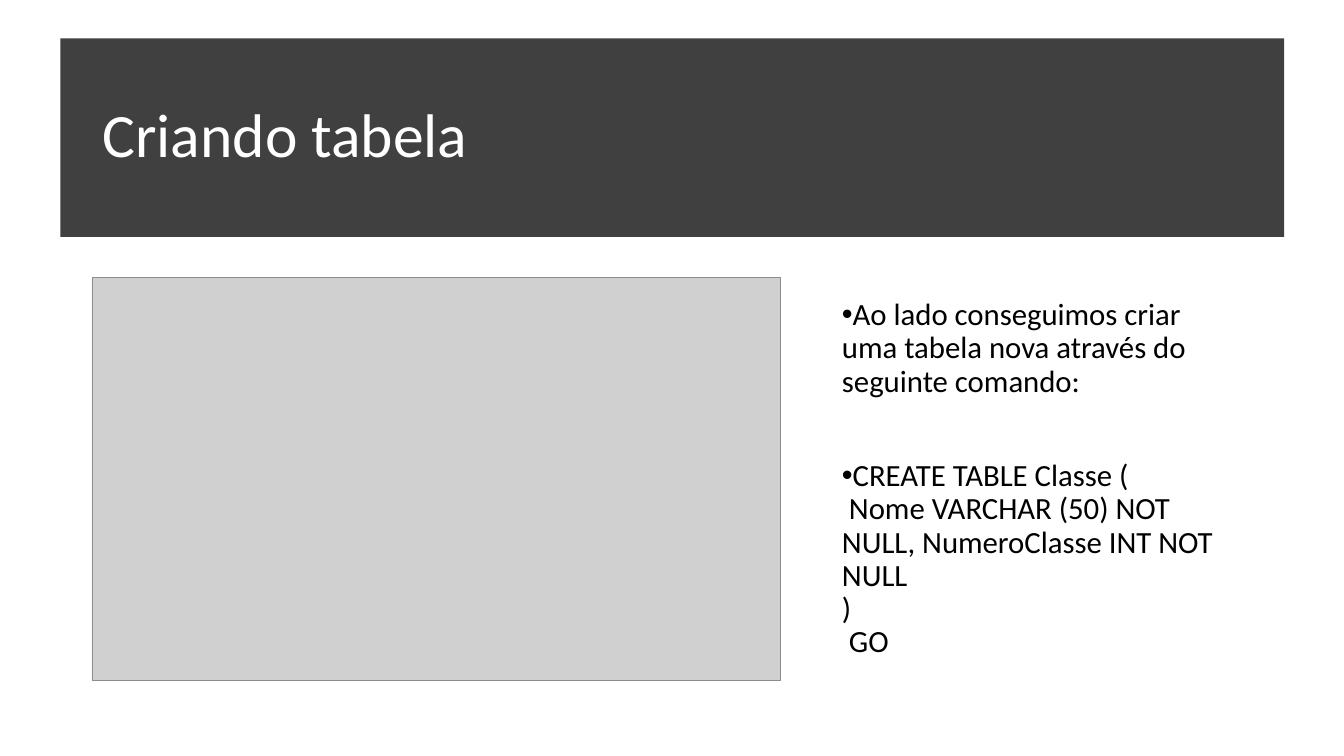
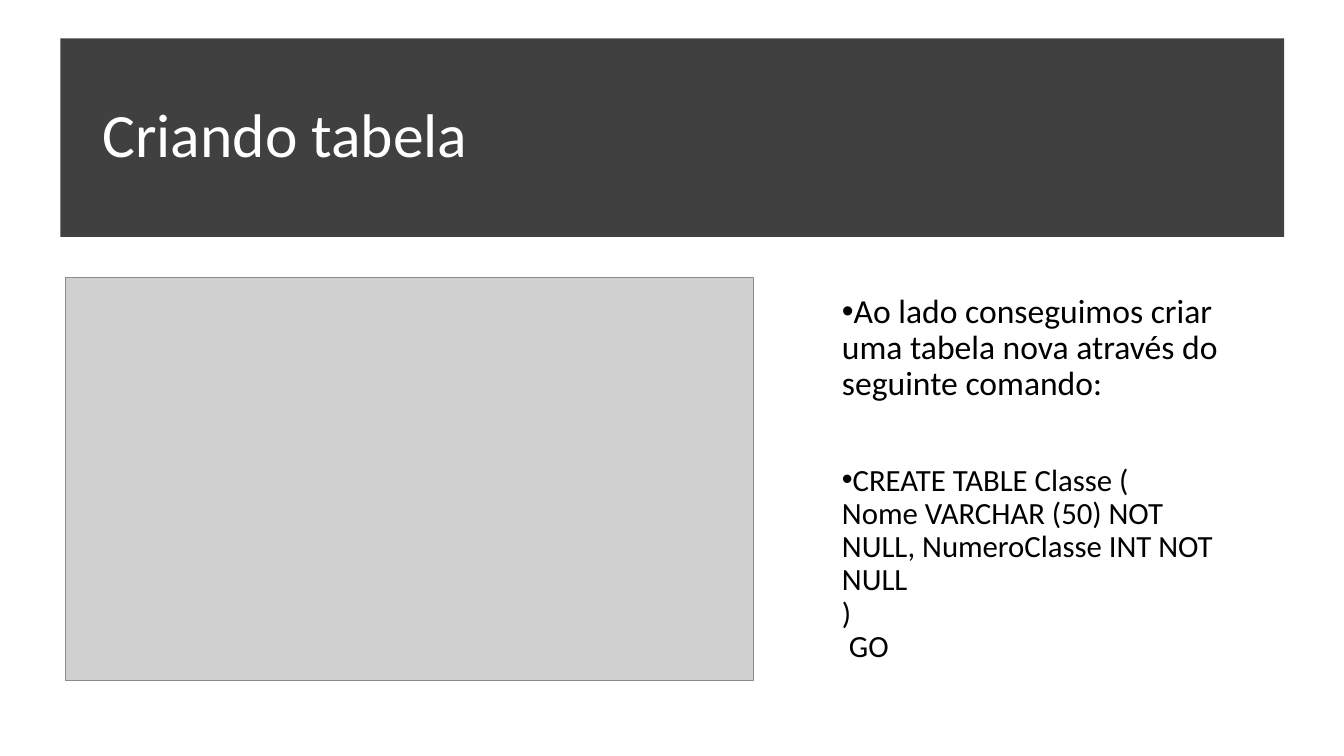
Before and after one commit to jhowjocker/becajava.pptaulasql, a slide deck: slide 13 of PPTSQL.pptx. Drawn at 1344x756 pixels with LibreOffice and Linux fonts; fonts in the diff are those of the drawing; grey boxes stand for pictures. Boxes give left, top, right and bottom in pixels: in the first picture for what was removed or moved away, otherwise in the second. Text is boxed around its words. In the diff, an @@ line names an element or a change of style, - is before the commit and + after.

```diff
--- a/PPTSQL.pptx
+++ b/PPTSQL.pptx
@@ picture: place and size @@
-picture at (93,277,780,681)
+picture at (66,277,753,681)
@@ text at (842,299,1217,401): size 22 to 24 pt in "Ao lado conseguimos criar uma tabela nova ..." @@
```
Also in this commit, not shown: 5 slides added.
